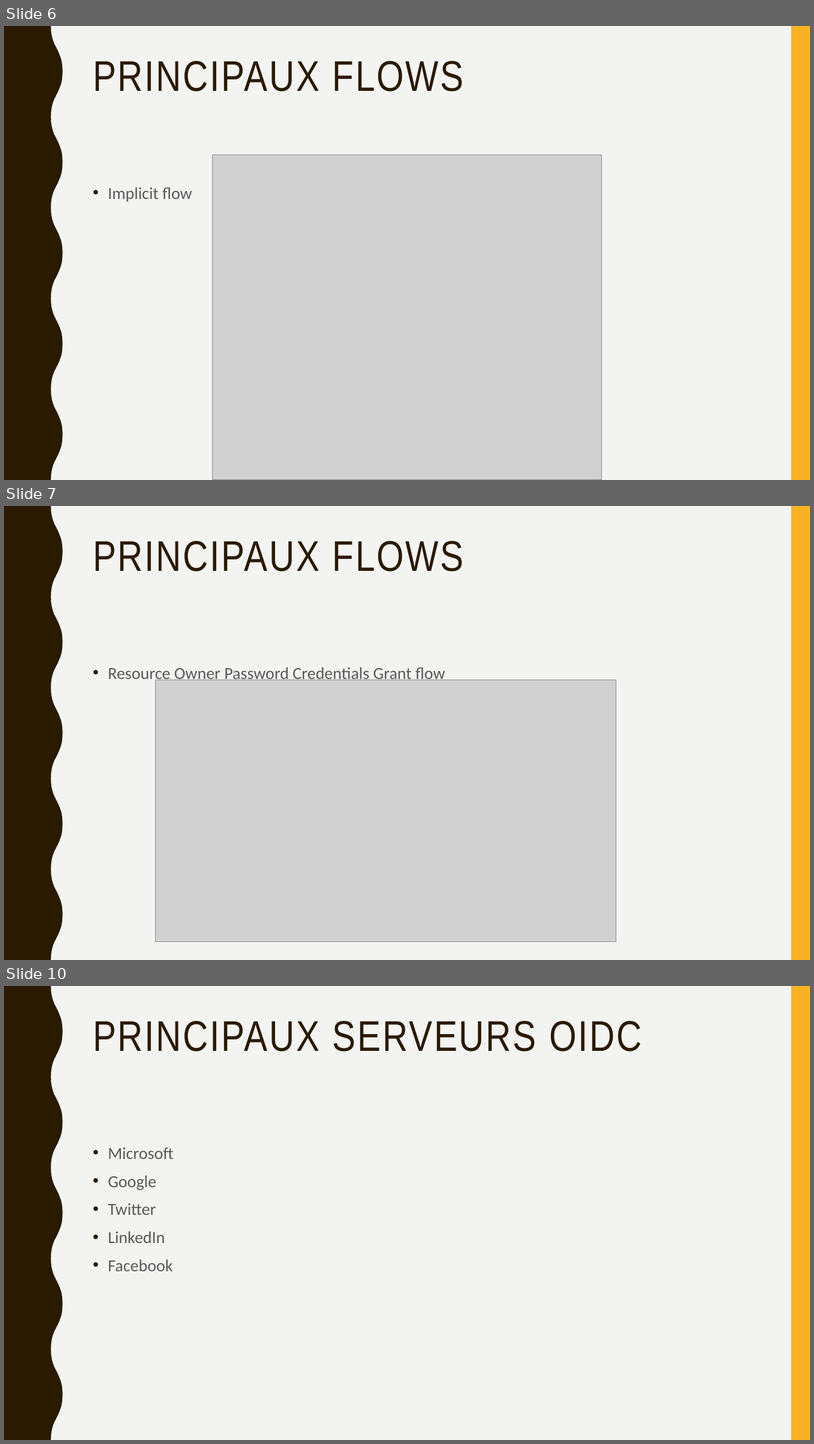
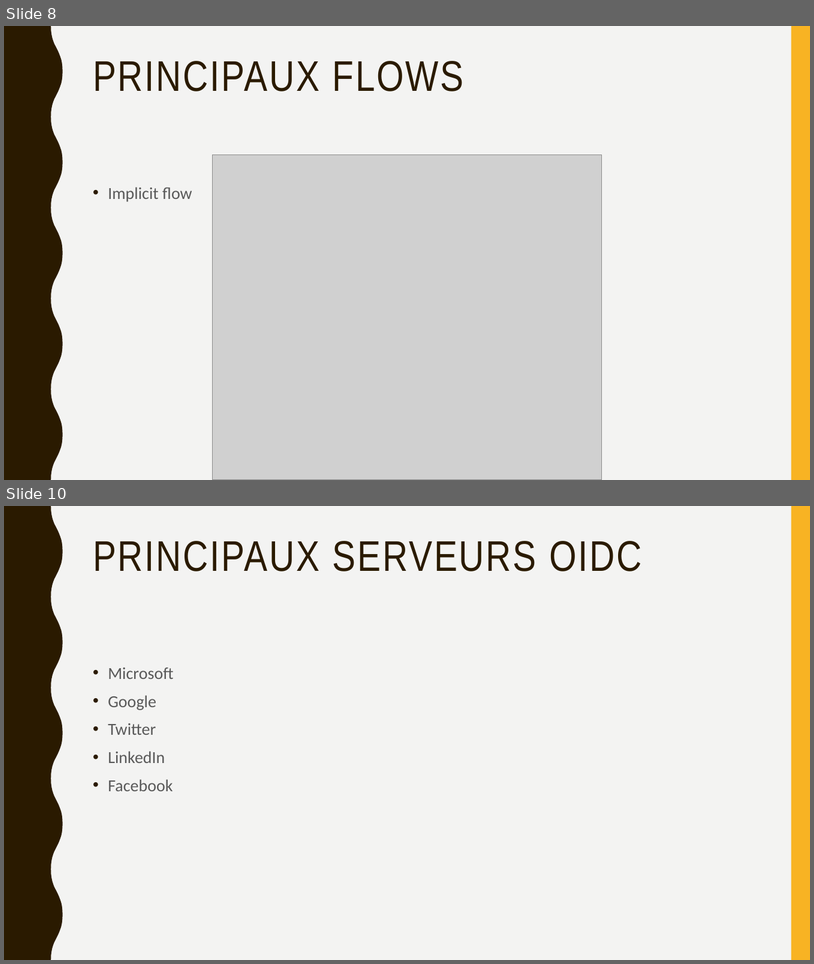
Before and after one commit to jeromefirlej/oidc-samples, a slide deck: Prez OIDC.pptx. Shown one above the other, each under a label of ours: slides 6, 7 and 10 before the commit, slides 8 and 10 after it; the slides between them are not shown. The pictures are 814x1444 and 814x964 pixels, drawn with LibreOffice and Linux fonts; fonts in the diff are those of the drawing; grey boxes stand for pictures. Boxes give left, top, right and bottom in pixels: in the first picture for what was removed or moved away, otherwise in the second. Text is boxed around its words. In the diff, an @@ line names an element or a change of style, - is before the commit and + after.

```diff
--- a/Prez OIDC.pptx
+++ b/Prez OIDC.pptx
@@ slide 7 removed at <box>4,506,810,960</box>, background #F3F3F2; not listed: 2 template elements that a slide beside it also shows @@
@@ title removed at <box>93,541,464,571</box> @@
-PRINCIPAUX FLOWS
@@ text removed at <box>108,667,446,683</box> @@
-• Resource Owner Password Credentials Grant flow
@@ picture removed at <box>156,680,616,942</box> @@
@@ what was slide 6 is now slide 8 @@
```
Also in this commit, not shown: 4 slides changed, 2 slides added, 57 other files.
